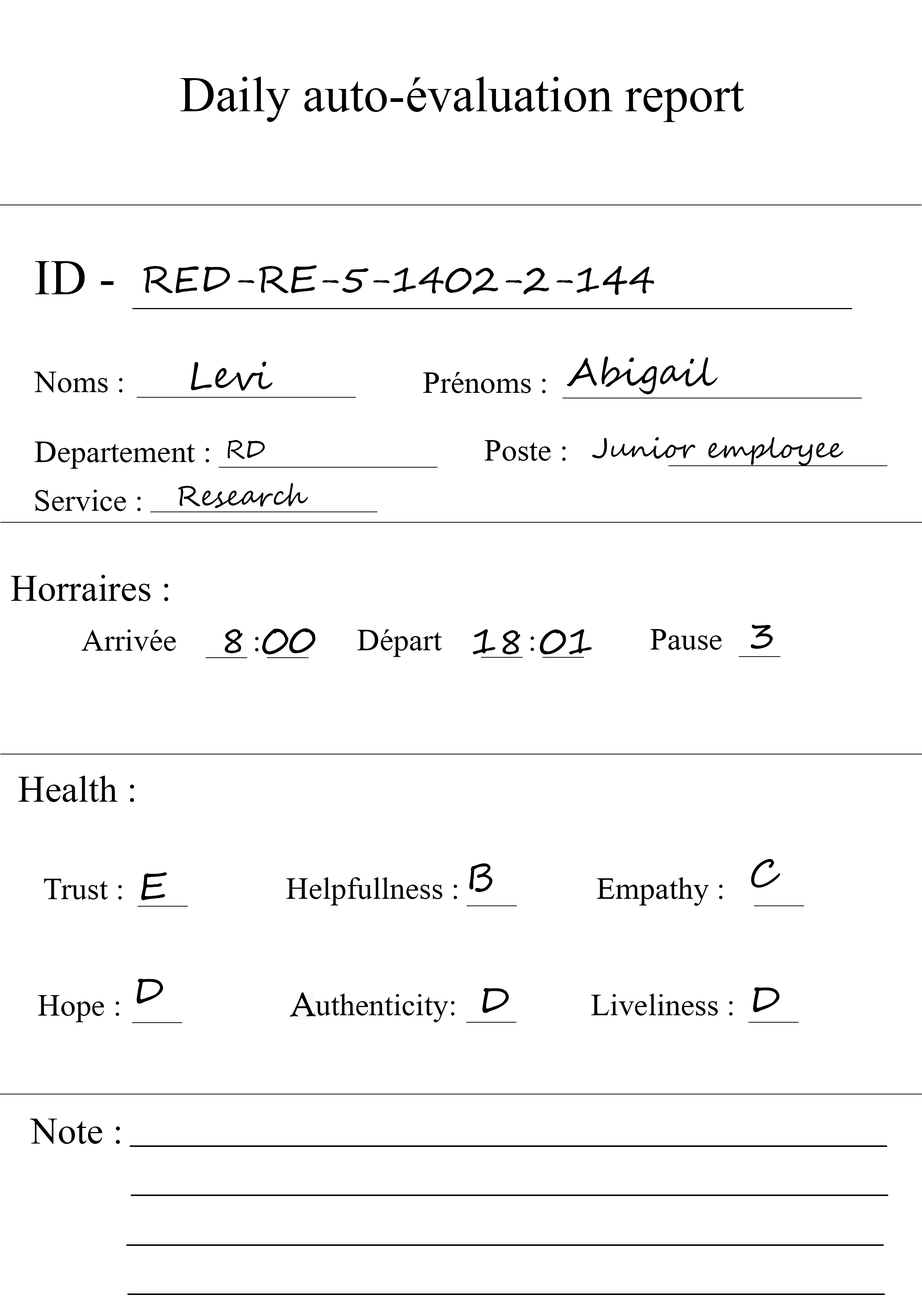
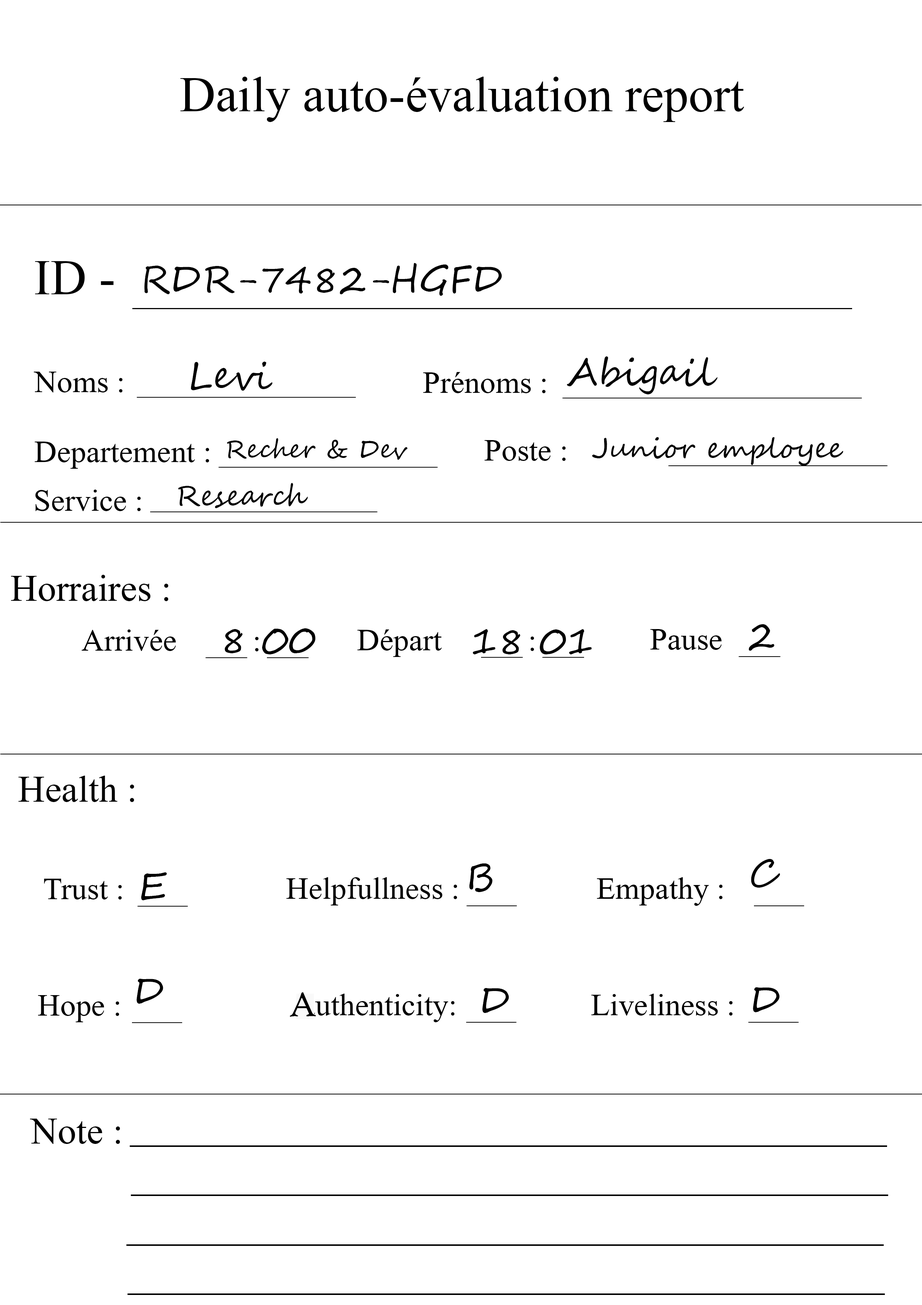
Layer changes from the first w=922, h=1305 image to the second:
renamed "3" to "2", painted on it over [left=749, top=624, right=775, bottom=651]
renamed "RD" to "Recher & Dev", painted on it over [left=226, top=438, right=408, bottom=460]
renamed "RED-RE-5-1402-2-144" to "RDR-7482-HGFD", painted on it over [left=143, top=262, right=655, bottom=296]
